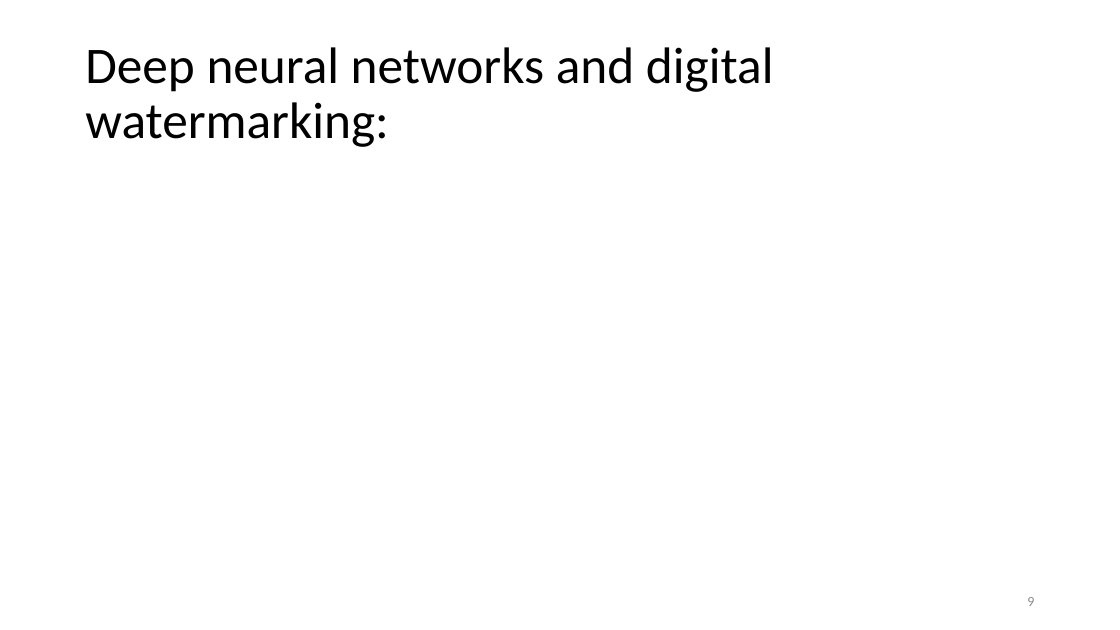
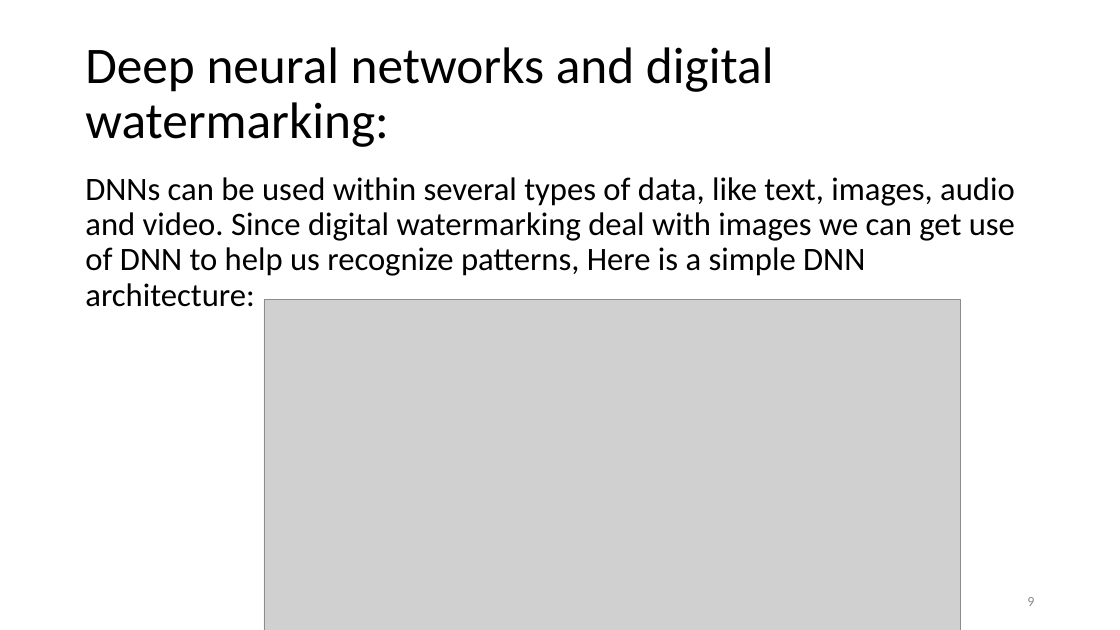
Before and after one commit to wadiemendja/watermarkNN, a slide deck: slide 9 of Presentation.pptx. Drawn at 1120x630 pixels with LibreOffice and Linux fonts; fonts in the diff are those of the drawing; grey boxes stand for pictures. Boxes give left, top, right and bottom in pixels: in the first picture for what was removed or moved away, otherwise in the second. Text is boxed around its words. In the diff, an @@ line names an element or a change of style, - is before the commit and + after.

```diff
--- a/Presentation.pptx
+++ b/Presentation.pptx
@@ text added at box(85, 177, 1015, 307), 28 pt, text #000000 @@
+DNNs can be used within several types of data, like text, images, audio and video. Since digital watermarking deal with images we can get use of DNN to help us recognize patterns, Here is a simple DNN architecture:
@@ picture added at box(264, 300, 960, 630) @@
```
Also in this commit, not shown: 4 other slides changed, 10 slides added, 5 slides removed.
